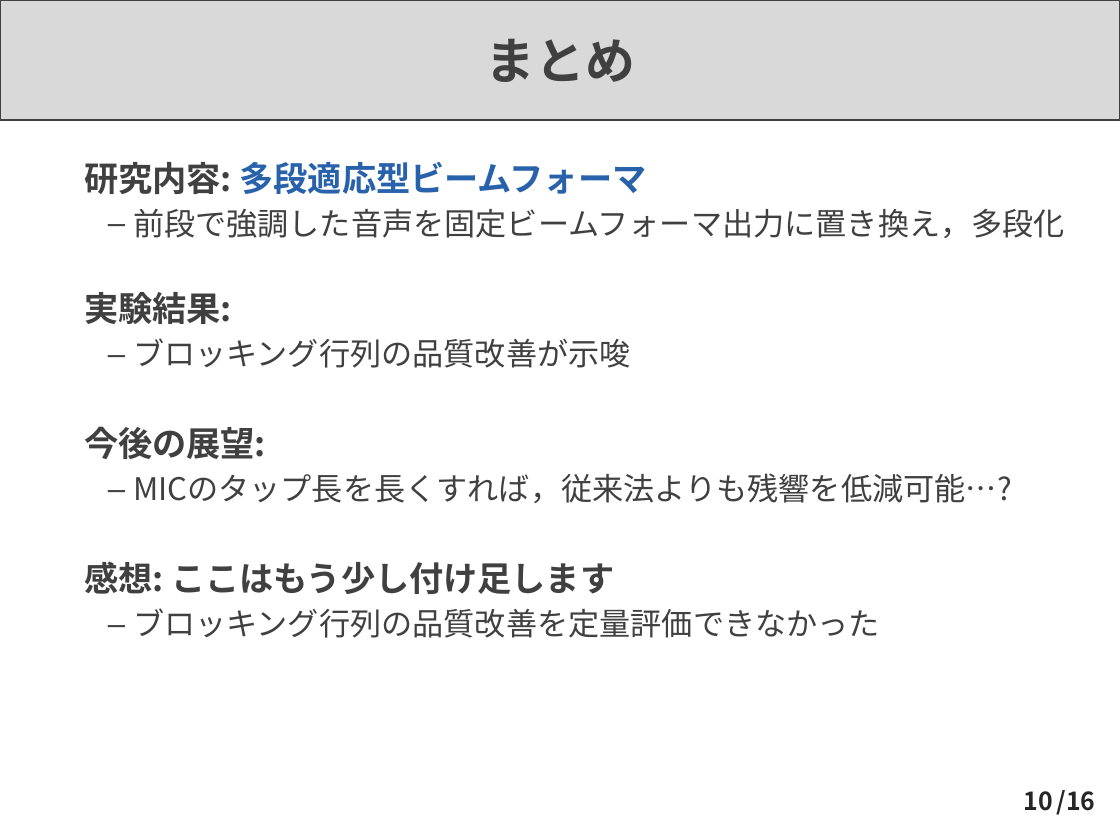
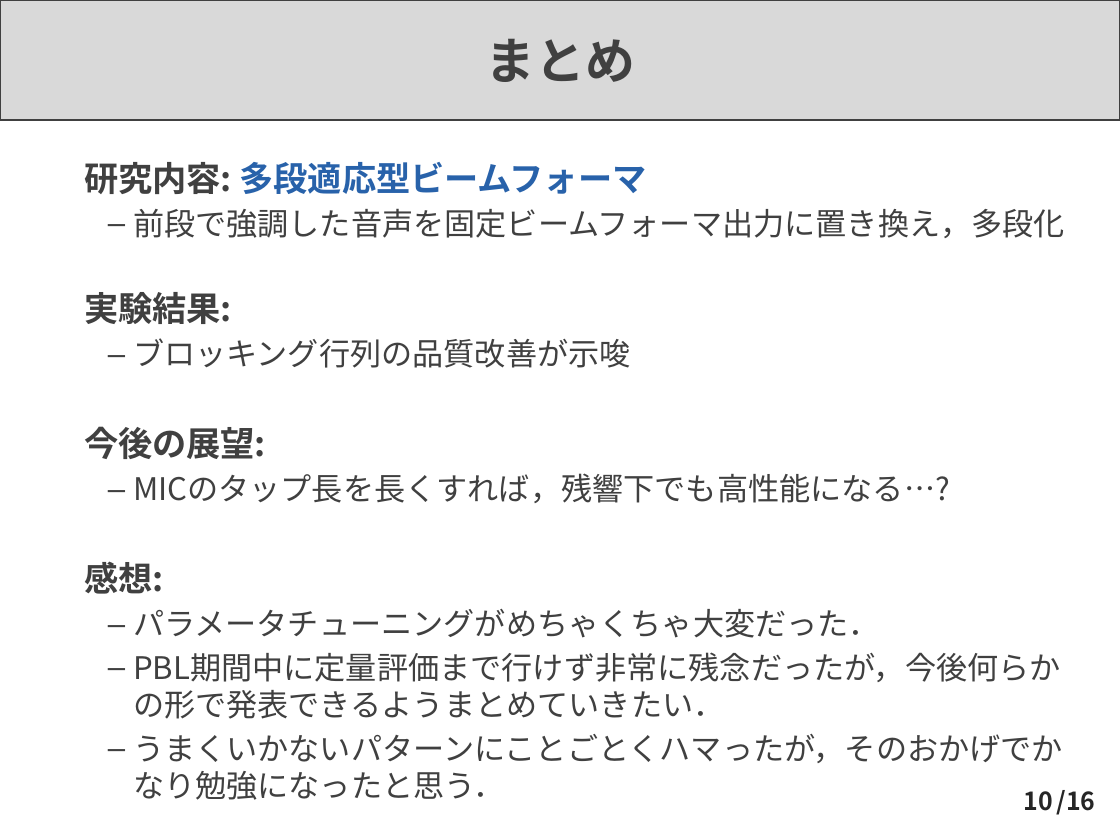
Before and after one commit to Takaaki-Saeki/Algorithms, a slide deck: slide 10 of PBL最終発表.pptx. Drawn at 1120x840 pixels with LibreOffice and Linux fonts; fonts in the diff are those of the drawing. Boxes give left, top, right and bottom in pixels: in the first picture for what was removed or moved away, otherwise in the second. Text is boxed around its words. In the diff, an @@ line names an element or a change of style, - is before the commit and + after.

Commit message:
updated

```diff
--- a/PBL最終発表.pptx
+++ b/PBL最終発表.pptx
@@ text at [84,473,1063,800]: text changed @@
-  – MICのタップ長を長くすれば，従来法よりも残響を低減可能…?
-➢ 感想: ここはもう少し付け足します
-  – ブロッキング行列の品質改善を定量評価できなかった
+  – MICのタップ長を長くすれば，残響下でも高性能になる…?
+➢ 感想:
+  – パラメータチューニングがめちゃくちゃ大変だった．
+  – PBL期間中に定量評価まで行けず非常に残念だったが，今後何らかの形で発表できるようまとめていきたい．
+  – うまくいかないパターンにことごとくハマったが，そのおかげでかなり勉強になったと思う．
```
Also in this commit, not shown: 4 other slides changed.
